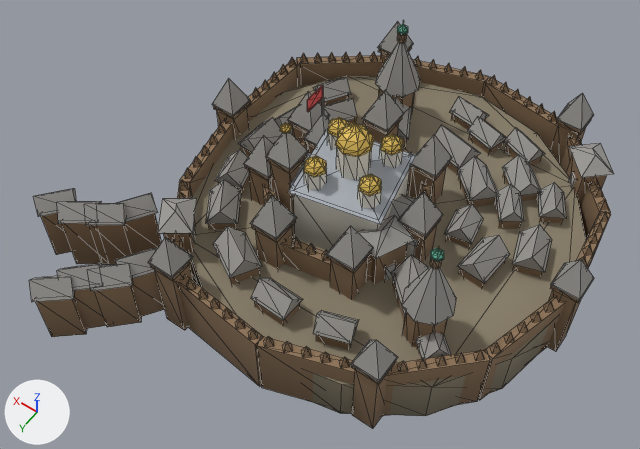
An edit to the glTF model game/assets/models/settlements/city_rus_a.glb, drawn before and after from the same camera.
Rendered twice from a camera (50 mm lens) standing at (-1.8, 3.25, 4.59) and looking at (0.21, 0.44, 0.17). The lights are fixed; the arrows at lower left show +X, +Y and +Z. The older version comes first. Mesh edges are drawn as thin lines. Vertices at exactly the same position are counted once.

In view in the first picture: 'city_rus_a'.
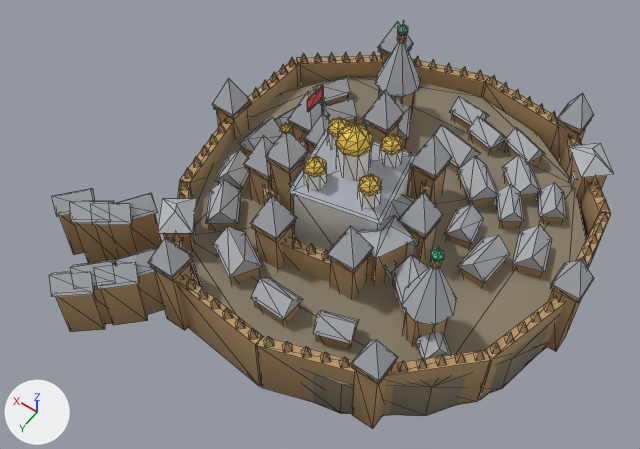
The newer file is also turned or shifted as a whole; pictures and numbers use the older file's frame.

Where the change shows, as pixel boxes [x1, y1, x2, y2] in the pictures (640 x 449 px; the box of a moved part takes in the faces that stretch with it):
```json
{"object": "city_rus_a", "change": "surface changed, reshaped", "before": [29, 20, 614, 429], "after": [49, 20, 614, 429]}
{"part": 1, "of": "me_cylinder", "change": "moved or reshaped", "before": [89, 225, 133, 265], "after": [95, 223, 139, 263]}
{"part": 2, "of": "me_cylinder", "change": "moved or reshaped", "before": [94, 286, 141, 327], "after": [101, 284, 147, 325]}
{"part": 3, "of": "me_cylinder", "change": "moved or reshaped", "before": [62, 223, 101, 264], "after": [74, 223, 107, 263]}
{"part": 4, "of": "me_cylinder", "change": "moved or reshaped", "before": [74, 288, 107, 329], "after": [94, 286, 112, 324]}
{"part": 5, "of": "me_cylinder", "change": "moved or reshaped", "before": [41, 213, 72, 255], "after": [59, 214, 85, 255]}
{"part": 6, "of": "me_cylinder", "change": "moved or reshaped", "before": [36, 298, 87, 337], "after": [56, 294, 105, 332]}
{"part": 7, "of": "me_cylinder", "change": "moved or reshaped", "before": [86, 203, 126, 225], "after": [92, 203, 132, 225]}
{"part": 8, "of": "me_cylinder", "change": "moved or reshaped", "before": [91, 264, 133, 291], "after": [94, 262, 139, 289]}
{"part": 9, "of": "me_cylinder", "change": "moved or reshaped", "before": [57, 201, 101, 224], "after": [70, 201, 114, 223]}
{"part": 10, "of": "me_cylinder", "change": "moved or reshaped", "before": [57, 263, 102, 291], "after": [70, 260, 115, 286]}
{"part": 11, "of": "me_cylinder", "change": "moved or reshaped", "before": [33, 189, 76, 217], "after": [52, 189, 94, 217]}
{"part": 12, "of": "me_cylinder", "change": "moved or reshaped", "before": [29, 276, 75, 302], "after": [49, 272, 94, 297]}
```

The change, as JSON lines over the scene's bpy script:
```json
{"block": "mat_log", "where": "n2 = _N.new('ShaderNodeMix'); n2.name = 'Mix'"}
{"op": "set", "path": "n2.inputs[7].default_value", "old": "(0.28, 0.18, 0.1, 1.0)", "new": "(0.5, 0.32, 0.15, 1.0)", "note": "'B', brown #907659 -> 'B', brown #bc996c"}
{"block": "mat_shingle", "where": "n2 = _N.new('ShaderNodeMix'); n2.name = 'Mix'"}
{"op": "set", "path": "n2.inputs[7].default_value", "old": "(0.33, 0.32, 0.3, 1.0)", "new": "(0.45, 0.47, 0.5, 1.0)", "note": "'B', grey #9b9995 -> 'B', grey #b3b6bc"}
{"block": "me_cylinder", "where": "# used by ob_city_rus_a; location = (0.0, 0.0, -0.165)"}
{"op": "remove", "block": "me_cylinder", "code": "me_cylinder.from_pydata(...)  # 2023 vertices, 2900 faces; spans x -1.39..1.9, y -1.4..1.88, z -0.19..1.15"}
{"op": "add", "block": "me_cylinder", "code": "me_cylinder.from_pydata(...)  # 2023 vertices, 2900 faces; spans x -1.39..1.8, y -1.4..1.78, z -0.19..1.15"}
{"block": "me_cylinder", "change": "me_cylinder part 1: the loose piece of 8 vertices spanning x 1.27..1.54, y 1.0..1.26, z -0.19..0.28 is moved by (-0.03, -0.03, 0.0)"}
{"block": "me_cylinder", "change": "me_cylinder part 2: the loose piece of 8 vertices spanning x 0.92..1.18, y 1.33..1.6, z -0.19..0.27 is moved by (-0.02, -0.03, 0.0)"}
{"block": "me_cylinder", "change": "me_cylinder part 3: the loose piece of 8 vertices spanning x 1.41..1.68, y 1.1..1.35, z -0.19..0.29 is moved by (-0.06, -0.05, 0.0)"}
{"block": "me_cylinder", "change": "me_cylinder part 4: the loose piece of 8 vertices spanning x 1.05..1.31, y 1.45..1.71, z -0.19..0.28 is moved by (-0.05, -0.06, 0.0)"}
{"block": "me_cylinder", "change": "me_cylinder part 5: the loose piece of 8 vertices spanning x 1.62..1.88, y 1.11..1.38, z -0.18..0.27 is moved by (-0.1, -0.07, 0.0)"}
{"block": "me_cylinder", "change": "me_cylinder part 6: the loose piece of 8 vertices spanning x 1.14..1.41, y 1.6..1.86, z -0.18..0.26 is moved by (-0.07, -0.1, 0.0)"}
{"block": "me_cylinder", "change": "me_cylinder part 7: the loose piece of 6 vertices spanning x 1.25..1.56, y 0.98..1.28, z 0.27..0.37 is moved by (-0.03, -0.03, 0.0)"}
{"block": "me_cylinder", "change": "me_cylinder part 8: the loose piece of 6 vertices spanning x 0.89..1.2, y 1.31..1.62, z 0.26..0.36 is moved by (-0.02, -0.03, 0.0)"}
{"block": "me_cylinder", "change": "me_cylinder part 9: the loose piece of 6 vertices spanning x 1.39..1.7, y 1.08..1.37, z 0.28..0.39 is moved by (-0.06, -0.05, 0.0)"}
{"block": "me_cylinder", "change": "me_cylinder part 10: the loose piece of 6 vertices spanning x 1.03..1.33, y 1.43..1.74, z 0.27..0.37 is moved by (-0.05, -0.06, 0.0)"}
{"block": "me_cylinder", "change": "me_cylinder part 11: the loose piece of 6 vertices spanning x 1.6..1.9, y 1.09..1.4, z 0.26..0.36 is moved by (-0.1, -0.07, 0.0)"}
{"block": "me_cylinder", "change": "me_cylinder part 12: the loose piece of 6 vertices spanning x 1.12..1.43, y 1.58..1.88, z 0.25..0.35 is moved by (-0.07, -0.1, 0.0)"}
```
